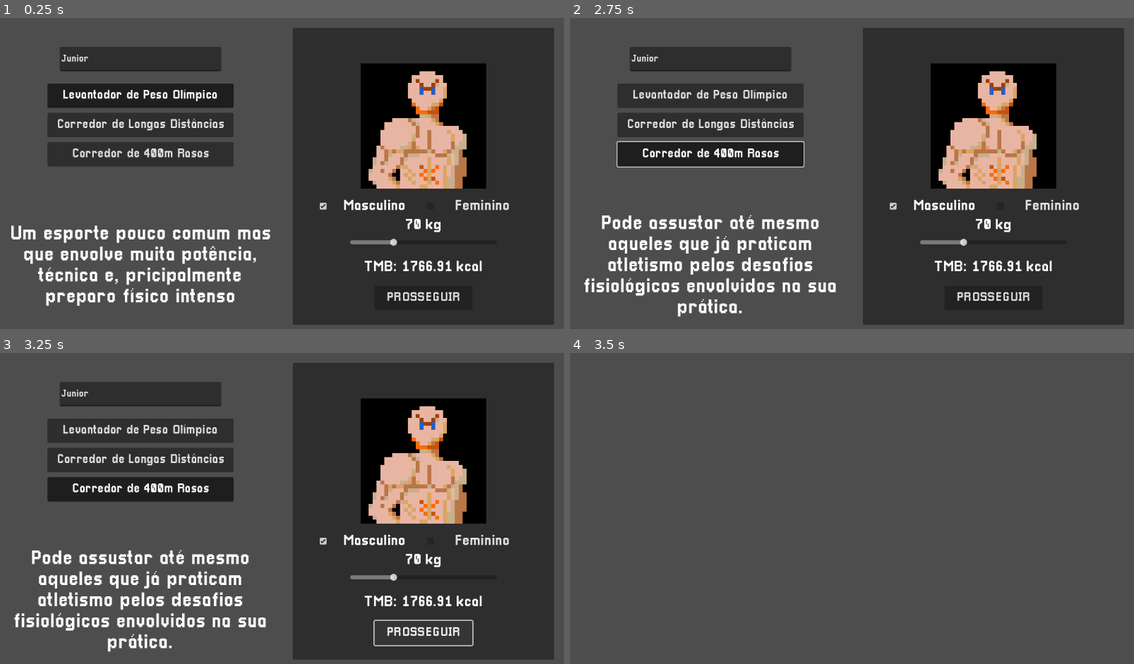
Above: before the commit, frames 1-4 (two rows, left to right).
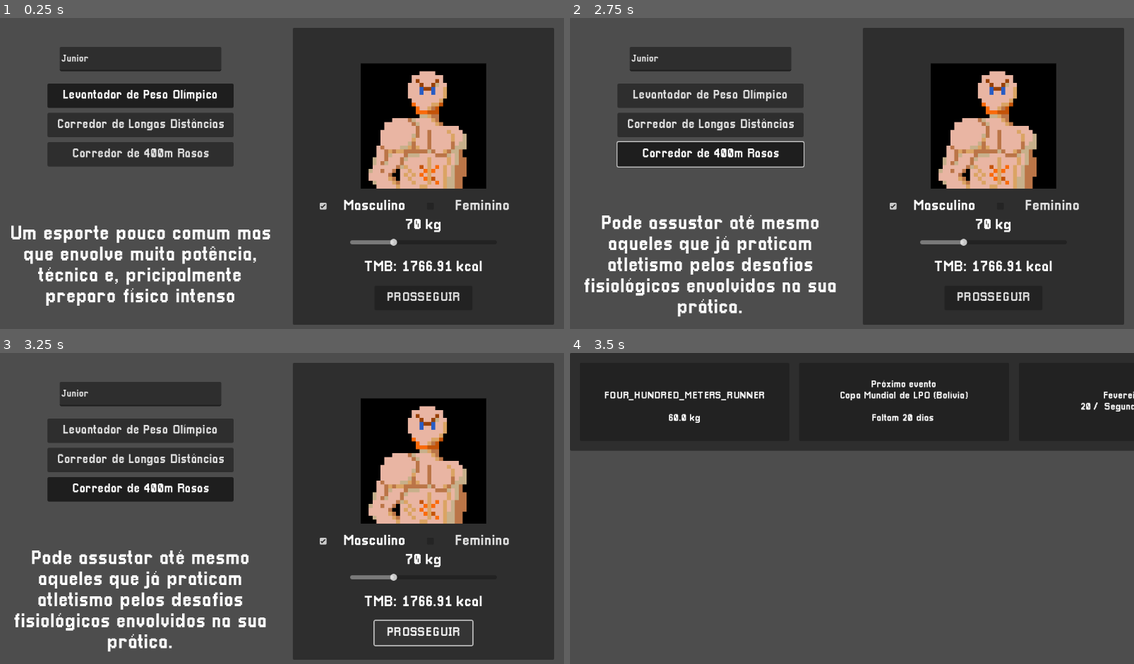
Above: after the commit, the same moments.

Repository: Deddon/simulador-de-esportistas
Game: Godot game, scene res://features/menus/sportman_selection_menu/sportsman_selection_menu.tscn
The game is run twice, just before and just after one commit, with the same random seed, the same clock (stepped at 60 frames per second) and the same inputs. This scene is started directly instead of the project's main scene.
Inputs:
- Up to frame 1 (0.25 s): no input
- Up to frame 2 (2.75 s): click "Levantador de Peso Olímpico" at 0.5 s; click "Corredor de Longas Distâncias" at 1.25 s; click "Corredor de 400m Rasos" at 2 s
- Up to frame 3 (3.25 s): click "PROSSEGUIR" at 2.75 s
- Up to frame 4 (3.5 s): no input

Frames 1-3 are identical in both runs. In frame 4, 31% of the frame differs, in the area x 0-100%, y 0-32%.

Commit message:
Add header to main menu.

Diff:
--- /dev/null
+++ b/features/menus/main_menu/header/header.gd
@@ -0,0 +1,16 @@
+class_name MainMenuHeader
+extends Control
+
+
+@export var sportsman_data_label: Label
+@export var datetime_info_label: Label
+
+@onready var _sportsman: Sportsman = GameBuffer.get_buffered_sportsman()
+
+
+func _ready() -> void:
+	sportsman_data_label.text = str(
+		_sportsman.name, "\n",
+		Constants.SportsmanAvailableSports.keys()[_sportsman.current_sport], "\n\n",
+		_sportsman.weight_kg, " kg"
+	)
--- /dev/null
+++ b/features/menus/main_menu/header/header.tscn
@@ -0,0 +1,124 @@
+[gd_scene load_steps=6 format=3 uid="uid://c7mcbwhsrlybw"]
+
+[ext_resource type="Script" uid="uid://w73huh06nvsg" path="res://features/menus/main_menu/header/header.gd" id="1_mj6yx"]
+[ext_resource type="Theme" uid="uid://b0kpgts88gl8a" path="res://shared/resources/themes/common_theme.tres" id="1_vxas7"]
+
+[sub_resource type="LabelSettings" id="LabelSettings_vxas7"]
+font_size = 20
+
+[sub_resource type="LabelSettings" id="LabelSettings_cc7mj"]
+font_size = 20
+
+[sub_resource type="LabelSettings" id="LabelSettings_og218"]
+font_size = 20
+
+[node name="Header" type="Control" node_paths=PackedStringArray("sportsman_data_label", "datetime_info_label")]
+custom_minimum_size = Vector2(1152, 200)
+layout_mode = 3
+anchors_preset = 10
+anchor_right = 1.0
+offset_right = 214.0
+offset_bottom = 200.0
+grow_horizontal = 2
+theme = ExtResource("1_vxas7")
+script = ExtResource("1_mj6yx")
+sportsman_data_label = NodePath("BackgroundPanel/MarginContainer/HBoxContainer/NameAndSport/MarginContainer2/SportsmanData")
+datetime_info_label = NodePath("BackgroundPanel/MarginContainer/HBoxContainer/GameWatch/MarginContainer/DatetimeInfo")
+metadata/_edit_lock_ = true
+metadata/_edit_group_ = true
+
+[node name="BackgroundPanel" type="Panel" parent="."]
+custom_minimum_size = Vector2(1152, 0)
+layout_mode = 1
+anchors_preset = 15
+anchor_right = 1.0
+anchor_bottom = 1.0
+grow_horizontal = 2
+grow_vertical = 2
+
+[node name="MarginContainer" type="MarginContainer" parent="BackgroundPanel"]
+layout_mode = 1
+anchors_preset = 15
+anchor_right = 1.0
+anchor_bottom = 1.0
+grow_horizontal = 2
+grow_vertical = 2
+theme_override_constants/margin_left = 20
+theme_override_constants/margin_top = 20
+theme_override_constants/margin_right = 20
+theme_override_constants/margin_bottom = 20
+
+[node name="HBoxContainer" type="HBoxContainer" parent="BackgroundPanel/MarginContainer"]
+layout_mode = 2
+theme_override_constants/separation = 20
+
+[node name="NameAndSport" type="Panel" parent="BackgroundPanel/MarginContainer/HBoxContainer"]
+layout_mode = 2
+size_flags_horizontal = 3
+
+[node name="MarginContainer2" type="MarginContainer" parent="BackgroundPanel/MarginContainer/HBoxContainer/NameAndSport"]
+layout_mode = 1
+anchors_preset = 15
+anchor_right = 1.0
+anchor_bottom = 1.0
+grow_horizontal = 2
+grow_vertical = 2
+theme_override_constants/margin_left = 10
+theme_override_constants/margin_top = 5
+theme_override_constants/margin_right = 10
+theme_override_constants/margin_bottom = 5
+
+[node name="SportsmanData" type="Label" parent="BackgroundPanel/MarginContainer/HBoxContainer/NameAndSport/MarginContainer2"]
+layout_mode = 2
+size_flags_vertical = 6
+text = "placeholder_sportsman_name"
+label_settings = SubResource("LabelSettings_vxas7")
+horizontal_alignment = 1
+
+[node name="NextEvent" type="Panel" parent="BackgroundPanel/MarginContainer/HBoxContainer"]
+layout_mode = 2
+size_flags_horizontal = 3
+
+[node name="MarginContainer" type="MarginContainer" parent="BackgroundPanel/MarginContainer/HBoxContainer/NextEvent"]
+layout_mode = 1
+anchors_preset = 15
+anchor_right = 1.0
+anchor_bottom = 1.0
+grow_horizontal = 2
+grow_vertical = 2
+theme_override_constants/margin_left = 10
+theme_override_constants/margin_top = 5
+theme_override_constants/margin_right = 10
+theme_override_constants/margin_bottom = 5
+
+[node name="NextEventInfo" type="Label" parent="BackgroundPanel/MarginContainer/HBoxContainer/NextEvent/MarginContainer"]
+layout_mode = 2
+text = "Próximo evento
+Copa Mundial de LPO (Bolívia)
+
+Faltam 20 dias "
+label_settings = SubResource("LabelSettings_cc7mj")
+horizontal_alignment = 1
+
+[node name="GameWatch" type="Panel" parent="BackgroundPanel/MarginContainer/HBoxContainer"]
+layout_mode = 2
+size_flags_horizontal = 3
+
+[node name="MarginContainer" type="MarginContainer" parent="BackgroundPanel/MarginContainer/HBoxContainer/GameWatch"]
+layout_mode = 1
+anchors_preset = 15
+anchor_right = 1.0
+anchor_bottom = 1.0
+grow_horizontal = 2
+grow_vertical = 2
+theme_override_constants/margin_left = 10
+theme_override_constants/margin_top = 5
+theme_override_constants/margin_right = 10
+theme_override_constants/margin_bottom = 5
+
+[node name="DatetimeInfo" type="Label" parent="BackgroundPanel/MarginContainer/HBoxContainer/GameWatch/MarginContainer"]
+layout_mode = 2
+text = "Fevereiro
+20 /  Segunda-feira"
+label_settings = SubResource("LabelSettings_og218")
+horizontal_alignment = 1
--- a/features/menus/main_menu/main_menu.tscn
+++ b/features/menus/main_menu/main_menu.tscn
@@ -1,7 +1,10 @@
-[gd_scene load_steps=3 format=3 uid="uid://dasbp47txnne2"]
+[gd_scene load_steps=5 format=3 uid="uid://dasbp47txnne2"]
 
 [ext_resource type="Script" uid="uid://ff5kynq7d6o7" path="res://features/menus/main_menu/main_menu.gd" id="1_xqkuk"]
 [ext_resource type="PackedScene" uid="uid://ltyy6bdqfl" path="res://features/menus/main_menu/game_watch/game_watch.tscn" id="1_yojr0"]
+[ext_resource type="PackedScene" uid="uid://c7mcbwhsrlybw" path="res://features/menus/main_menu/header/header.tscn" id="3_ul4es"]
+
+[sub_resource type="Theme" id="Theme_ul4es"]
 
 [node name="MainMenu" type="Control"]
 layout_mode = 3
@@ -10,6 +13,27 @@
 anchor_bottom = 1.0
 grow_horizontal = 2
 grow_vertical = 2
+theme = SubResource("Theme_ul4es")
 script = ExtResource("1_xqkuk")
 
 [node name="GameWatch" parent="." instance=ExtResource("1_yojr0")]
+
+[node name="VBoxContainer" type="VBoxContainer" parent="."]
+custom_minimum_size = Vector2(1152, 648)
+layout_mode = 1
+offset_right = 1366.0
+offset_bottom = 768.0
+
+[node name="Header" parent="VBoxContainer" instance=ExtResource("3_ul4es")]
+custom_minimum_size = Vector2(1366, 200)
+layout_mode = 2
+
+[node name="HBoxContainer" type="HBoxContainer" parent="VBoxContainer"]
+layout_mode = 2
+size_flags_vertical = 3
+
+[node name="SideOptionsButtons" type="Control" parent="VBoxContainer/HBoxContainer"]
+layout_mode = 2
+
+[node name="MainWorkspace" type="Control" parent="VBoxContainer/HBoxContainer"]
+layout_mode = 2
--- a/features/menus/sportman_selection_menu/sports_description_container/sports_description_container.tscn
+++ b/features/menus/sportman_selection_menu/sports_description_container/sports_description_container.tscn
@@ -57,6 +57,7 @@
 [node name="SportsButton0" type="Button" parent="MainContainer/VBoxContainer/CenterContainer/VBoxContainer"]
 custom_minimum_size = Vector2(380, 50)
 layout_mode = 2
+theme_override_font_sizes/font_size = 25
 toggle_mode = true
 button_pressed = true
 text = "Levantador de Peso Olímpico"
@@ -64,12 +65,14 @@
 [node name="SportsButton1" type="Button" parent="MainContainer/VBoxContainer/CenterContainer/VBoxContainer"]
 custom_minimum_size = Vector2(380, 50)
 layout_mode = 2
+theme_override_font_sizes/font_size = 25
 toggle_mode = true
 text = "Corredor de Longas Distâncias"
 
 [node name="SportsButton2" type="Button" parent="MainContainer/VBoxContainer/CenterContainer/VBoxContainer"]
 custom_minimum_size = Vector2(380, 50)
 layout_mode = 2
+theme_override_font_sizes/font_size = 25
 toggle_mode = true
 text = "Corredor de 400m Rasos"
 
--- a/features/menus/sportman_selection_menu/sportsman_selection_menu.tscn
+++ b/features/menus/sportman_selection_menu/sportsman_selection_menu.tscn
@@ -1,16 +1,10 @@
-[gd_scene load_steps=7 format=3 uid="uid://dk17qb38uo03f"]
+[gd_scene load_steps=6 format=3 uid="uid://dk17qb38uo03f"]
 
-[ext_resource type="FontFile" uid="uid://c7qtkfw0cdrr6" path="res://assets/fonts/Pixellari.ttf" id="1_vtewl"]
+[ext_resource type="Theme" uid="uid://b0kpgts88gl8a" path="res://shared/resources/themes/common_theme.tres" id="1_3fr7r"]
 [ext_resource type="Script" uid="uid://dwp2t3ofnymyl" path="res://features/menus/sportman_selection_menu/sportsman_selection_menu.gd" id="2_x2erl"]
 [ext_resource type="PackedScene" uid="uid://dasbp47txnne2" path="res://features/menus/main_menu/main_menu.tscn" id="3_3fr7r"]
 [ext_resource type="PackedScene" uid="uid://b656hv6177mnx" path="res://features/menus/sportman_selection_menu/sports_description_container/sports_description_container.tscn" id="3_q0hrj"]
 [ext_resource type="PackedScene" uid="uid://c1q5k7e8ec3my" path="res://features/menus/sportman_selection_menu/sportsman_profile_container/sportsman_profile_container.tscn" id="3_ugoho"]
-
-[sub_resource type="Theme" id="Theme_x2erl"]
-Button/font_sizes/font_size = 25
-Button/fonts/font = ExtResource("1_vtewl")
-Label/fonts/font = ExtResource("1_vtewl")
-LineEdit/fonts/font = ExtResource("1_vtewl")
 
 [node name="SportsmanSelectionMenu" type="Control" node_paths=PackedStringArray("sports_description", "sportsman_profile")]
 layout_mode = 3
@@ -19,7 +13,7 @@
 anchor_bottom = 1.0
 grow_horizontal = 2
 grow_vertical = 2
-theme = SubResource("Theme_x2erl")
+theme = ExtResource("1_3fr7r")
 script = ExtResource("2_x2erl")
 sports_description = NodePath("MainContainer/SportsDescriptionContainer")
 sportsman_profile = NodePath("MainContainer/SportsmanProfileContainer")
--- /dev/null
+++ b/shared/resources/themes/common_theme.tres
@@ -0,0 +1,8 @@
+[gd_resource type="Theme" load_steps=2 format=3 uid="uid://b0kpgts88gl8a"]
+
+[ext_resource type="FontFile" uid="uid://c7qtkfw0cdrr6" path="res://assets/fonts/Pixellari.ttf" id="1_b2snb"]
+
+[resource]
+Button/fonts/font = ExtResource("1_b2snb")
+Label/fonts/font = ExtResource("1_b2snb")
+LineEdit/fonts/font = ExtResource("1_b2snb")
Not shown, added: features/menus/main_menu/header/header.gd.uid
